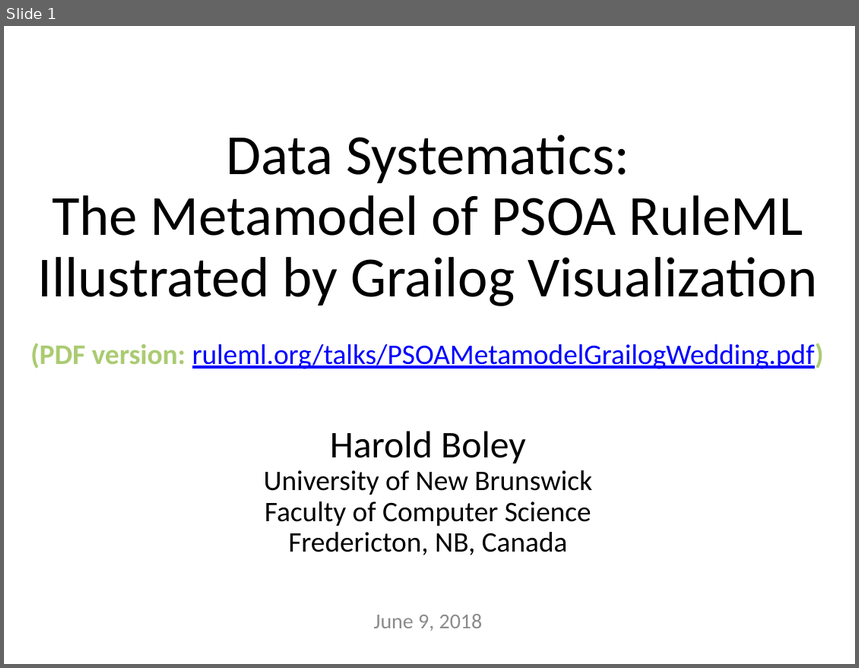
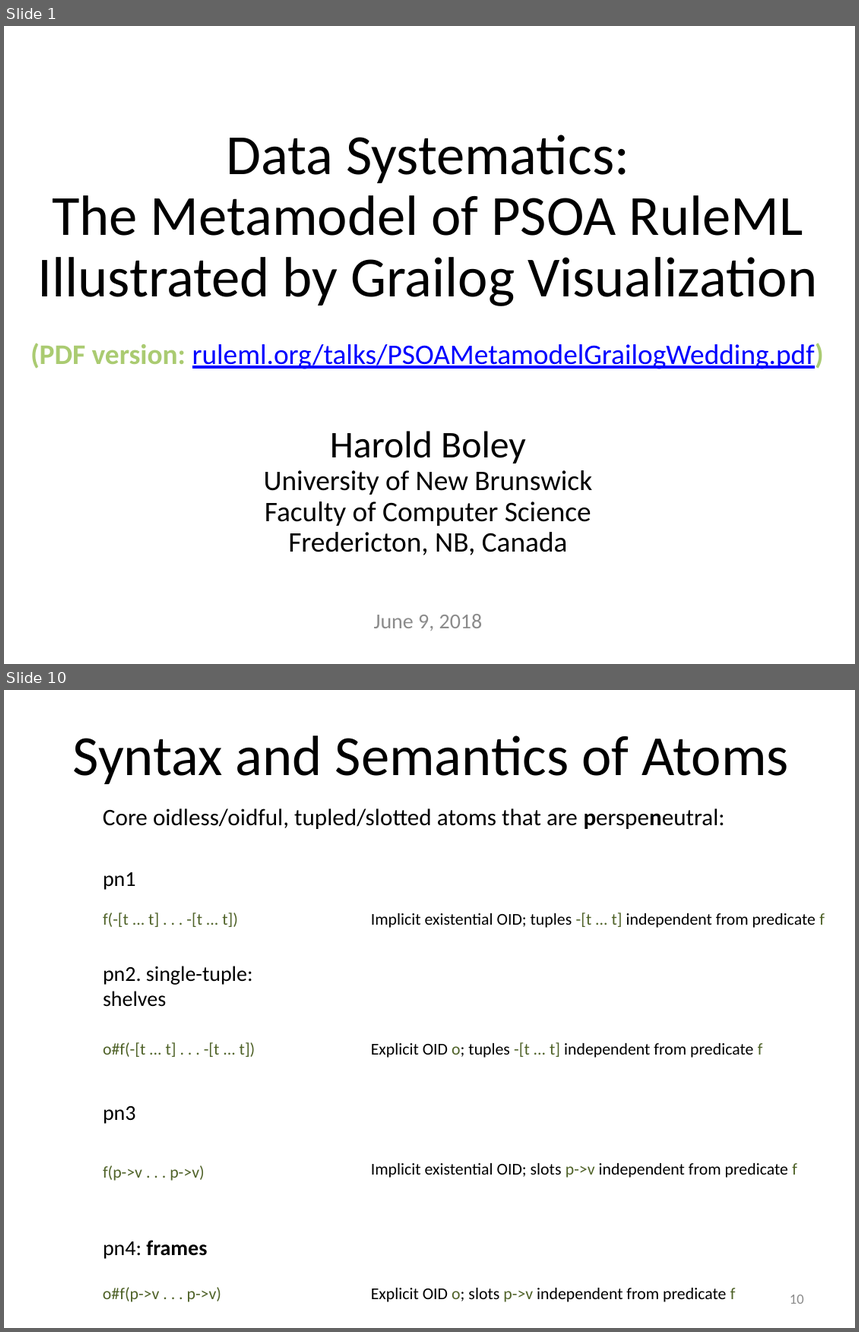
Before and after one commit to RuleML/ruleml-website, a slide deck: talks/PSOAMetamodelGrailogWedding.pptx. Shown one above the other, each under a label of ours: slide 1 before the commit, slides 1 and 10 after it; the slides between them are not shown. The pictures are 859x668 and 859x1332 pixels, drawn with LibreOffice and Linux fonts; fonts in the diff are those of the drawing. Boxes give left, top, right and bottom in pixels: in the first picture for what was removed or moved away, otherwise in the second. Text is boxed around its words. In the diff, an @@ line names an element or a change of style, - is before the commit and + after.

```diff
--- a/talks/PSOAMetamodelGrailogWedding.pptx
+++ b/talks/PSOAMetamodelGrailogWedding.pptx
@@ slide 10 added at bbox=[4, 690, 855, 1328], background #FFFFFF @@
@@ text added at bbox=[73, 736, 789, 784], 48 pt, text #000000 @@
+Syntax and Semantics of Atoms
@@ text added at bbox=[103, 809, 725, 829], 20 pt, text #000000 @@
+Core oidless/oidful, tupled/slotted atoms that are perspeneutral:
@@ text added at bbox=[103, 872, 136, 890], 18 pt, text #000000 @@
+pn1
@@ text added at bbox=[103, 913, 238, 927], 14 pt, text #4F6228 @@
+f(-[t ... t] . . . -[t ... t])
@@ text added at bbox=[371, 913, 825, 928], 14 pt, text #000000 @@
+Implicit existential OID; tuples -[t ... t] independent from predicate f
@@ text added at bbox=[103, 966, 253, 1007], 18 pt, text #000000 @@
+pn2. single-tuple:
+shelves
@@ text added at bbox=[103, 1043, 256, 1057], 14 pt, text #4F6228 @@
+o#f(-[t ... t] . . . -[t ... t])
@@ text added at bbox=[371, 1043, 763, 1058], 14 pt, text #000000 @@
+Explicit OID o; tuples -[t ... t] independent from predicate f
@@ text added at bbox=[103, 1106, 136, 1124], 18 pt, text #000000 @@
+pn3
@@ text added at bbox=[103, 1166, 204, 1181], 14 pt, text #4F6228 @@
+f(p->v . . . p->v)
@@ text added at bbox=[371, 1163, 797, 1178], 14 pt, text #000000 @@
+Implicit existential OID; slots p->v independent from predicate f
@@ text added at bbox=[103, 1240, 207, 1259], 18 pt, text #000000, bold @@
+pn4: frames
@@ text added at bbox=[103, 1287, 221, 1303], 14 pt, text #4F6228 @@
+o#f(p->v . . . p->v)
@@ text added at bbox=[371, 1288, 736, 1303], 14 pt, text #000000 @@
+Explicit OID o; slots p->v independent from predicate f
@@ page number added at bbox=[790, 1295, 804, 1304], 12 pt, text #8C8C8C @@
+10
```
Also in this commit, not shown: 8 slides changed, 5 other slides added, 1 other file.
